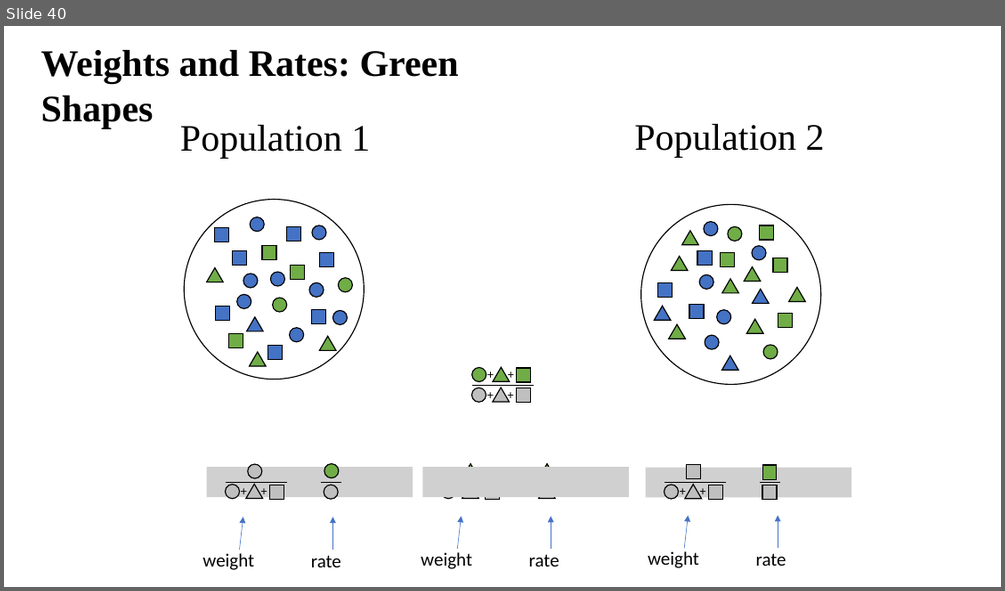
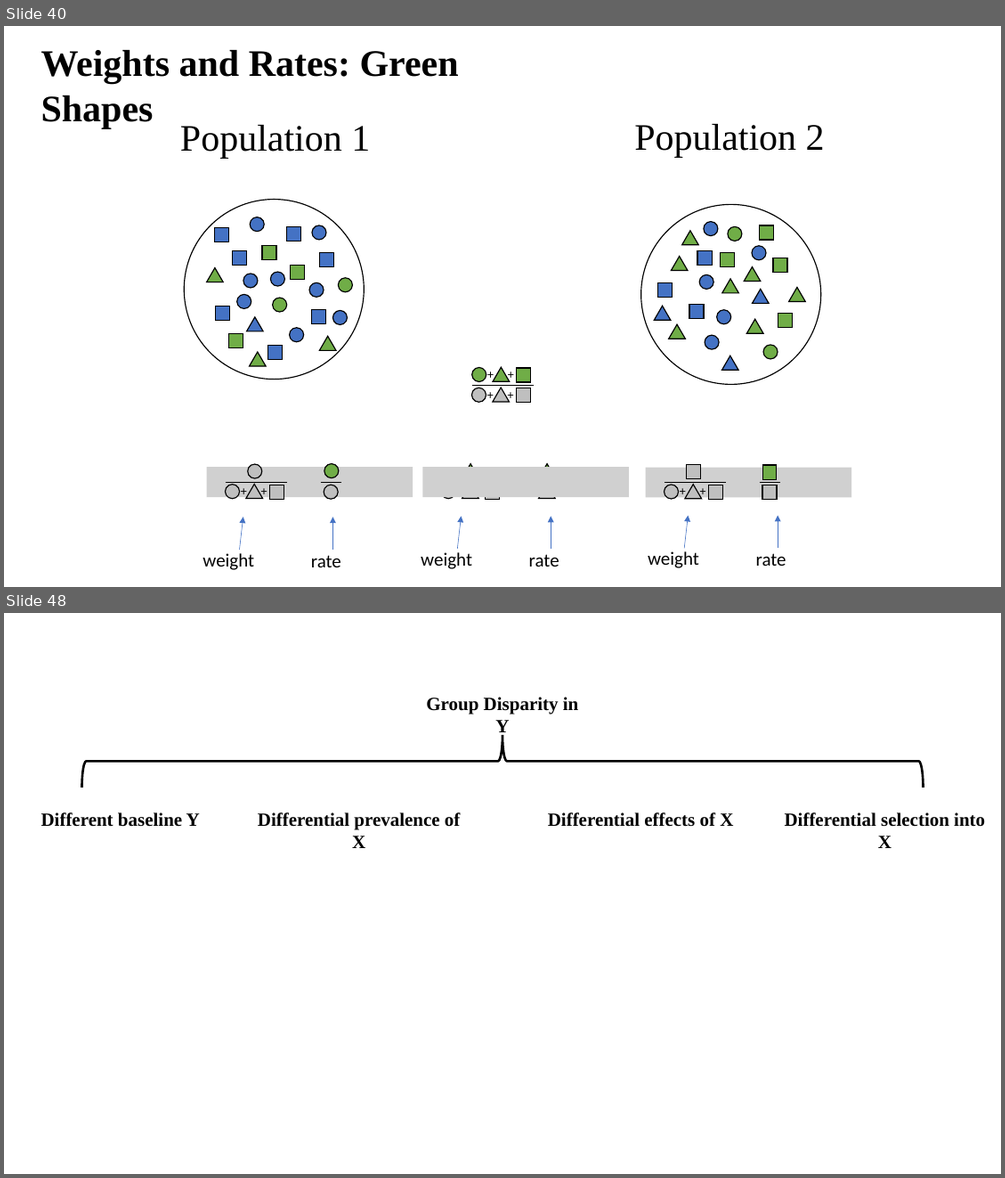
Before and after one commit to benmatthewsed/sgsss_std_decomp, a slide deck: images/pres1.pptx. Shown one above the other, each under a label of ours: slide 40 before the commit, slides 40 and 48 after it; the slides between them are not shown. The pictures are 1005x591 and 1005x1178 pixels, drawn with LibreOffice and Linux fonts; fonts in the diff are those of the drawing; grey boxes stand for pictures. Boxes give left, top, right and bottom in pixels: in the first picture for what was removed or moved away, otherwise in the second. Text is boxed around its words. In the diff, an @@ line names an element or a change of style, - is before the commit and + after.

```diff
--- a/images/pres1.pptx
+++ b/images/pres1.pptx
@@ slide 48 added at (4,613,1001,1174), background #FFFFFF @@
@@ text added at (426,697,579,737), 18 pt, text #000000, bold @@
+Group Disparity in Y
@@ right brace added at (81,735,922,787), outline #000000 2.25 pt @@
@@ text added at (41,812,200,827), 18 pt, text #000000, bold @@
+Different baseline Y
@@ text added at (258,812,460,848), 18 pt, text #000000, bold @@
+Differential prevalence of X
@@ text added at (548,812,733,827), 18 pt, text #000000, bold @@
+Differential effects of X
@@ text added at (785,812,985,848), 18 pt, text #000000, bold @@
+Differential selection into X
```
Also in this commit, not shown: 13 other slides added, 50 other files.
